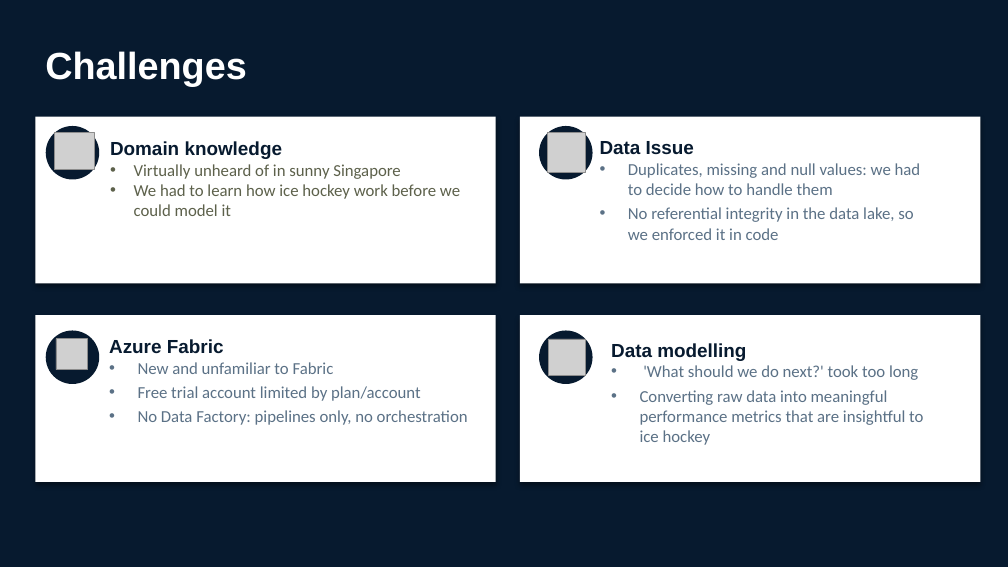
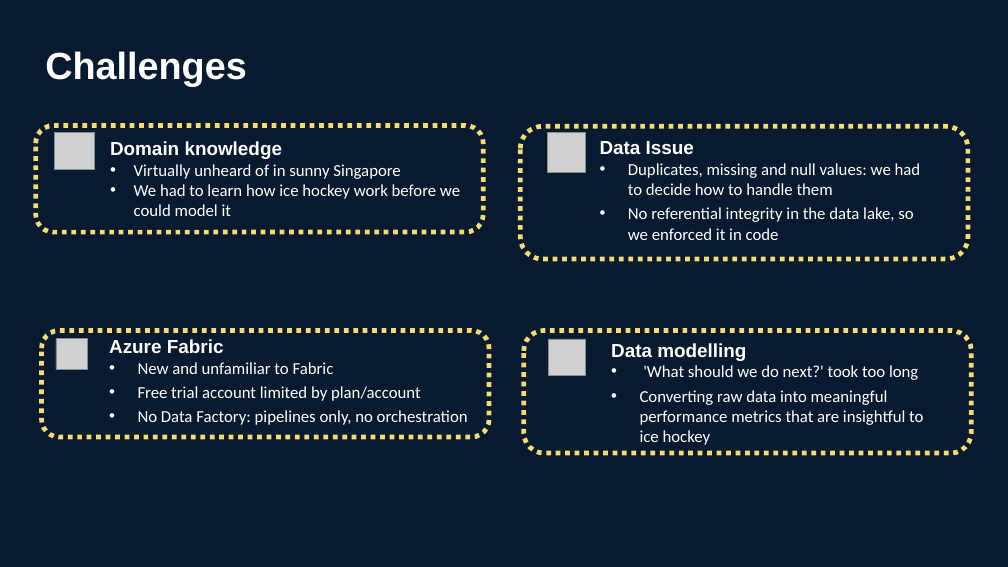
Before and after one commit to kwongheng/JDE10_final_project, a slide deck: slide 7 of docs/Final Project Presentation.pptx. Drawn at 1008x567 pixels with LibreOffice and Linux fonts; fonts in the diff are those of the drawing; grey boxes stand for pictures; background and template pictures are left out. Boxes give left, top, right and bottom in pixels: in the first picture for what was removed or moved away, otherwise in the second. Text is boxed around its words. In the diff, an @@ line names an element or a change of style, - is before the commit and + after.

```diff
--- a/docs/Final Project Presentation.pptx
+++ b/docs/Final Project Presentation.pptx
@@ rectangle removed at (x1=36, y1=116, x2=496, y2=284) @@
@@ rectangle removed at (x1=520, y1=116, x2=981, y2=284) @@
@@ rounded rectangle added at (x1=36, y1=126, x2=483, y2=232), outline #F7DD71 4.5 pt dashed @@
@@ ellipse removed at (x1=46, y1=126, x2=100, y2=180) @@
@@ text "Domain knowledge" at (x1=110, y1=141, x2=460, y2=216): text colour #071A2F to #FFFFFF in "Domain knowledge"; text colour #5D614B to #FFFFFF in "Virtually unheard of in sunny Singapore", "We had to learn how ice hockey ..." @@
@@ rounded rectangle added at (x1=520, y1=126, x2=968, y2=259), outline #F7DD71 4.5 pt dashed @@
@@ text "Data Issue" at (x1=600, y1=141, x2=921, y2=240): text colour #071A2F to #FFFFFF in "Data Issue"; text colour #5B7186 to #FFFFFF @@
@@ rectangle removed at (x1=36, y1=315, x2=496, y2=482) @@
@@ rectangle removed at (x1=520, y1=315, x2=981, y2=482) @@
@@ rounded rectangle added at (x1=42, y1=330, x2=489, y2=437), outline #F7DD71 4.5 pt dashed @@
@@ text "Azure Fabric" at (x1=109, y1=339, x2=468, y2=425): text colour #071A2F to #FFFFFF in "Azure Fabric"; text colour #5B7186 to #FFFFFF @@
@@ rounded rectangle added at (x1=524, y1=330, x2=972, y2=453), outline #F7DD71 4.5 pt dashed @@
@@ text "Data modelling" at (x1=611, y1=343, x2=923, y2=445): text colour #071A2F to #FFFFFF in "Data modelling"; text colour #5B7186 to #FFFFFF in "'What should we do next?' took too ...", "Converting raw data into meaningful performance metrics ..." @@
```
Also in this commit, not shown: 23 other slides changed, 5 slides added, 12 slides removed.
